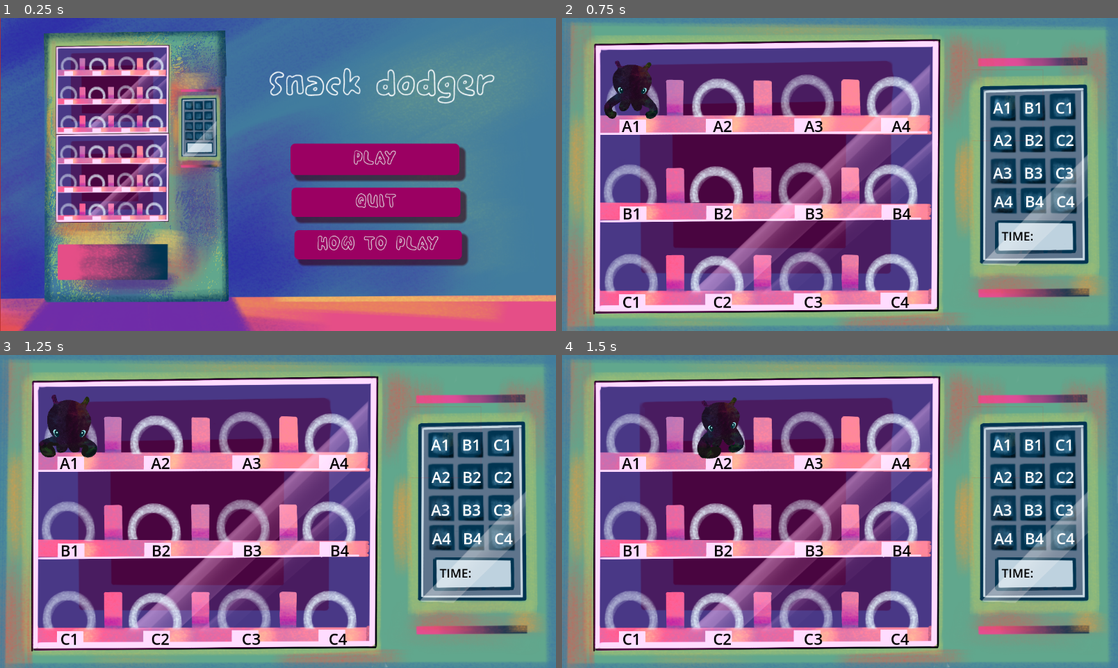
Above: before the commit, frames 1-4 (two rows, left to right).
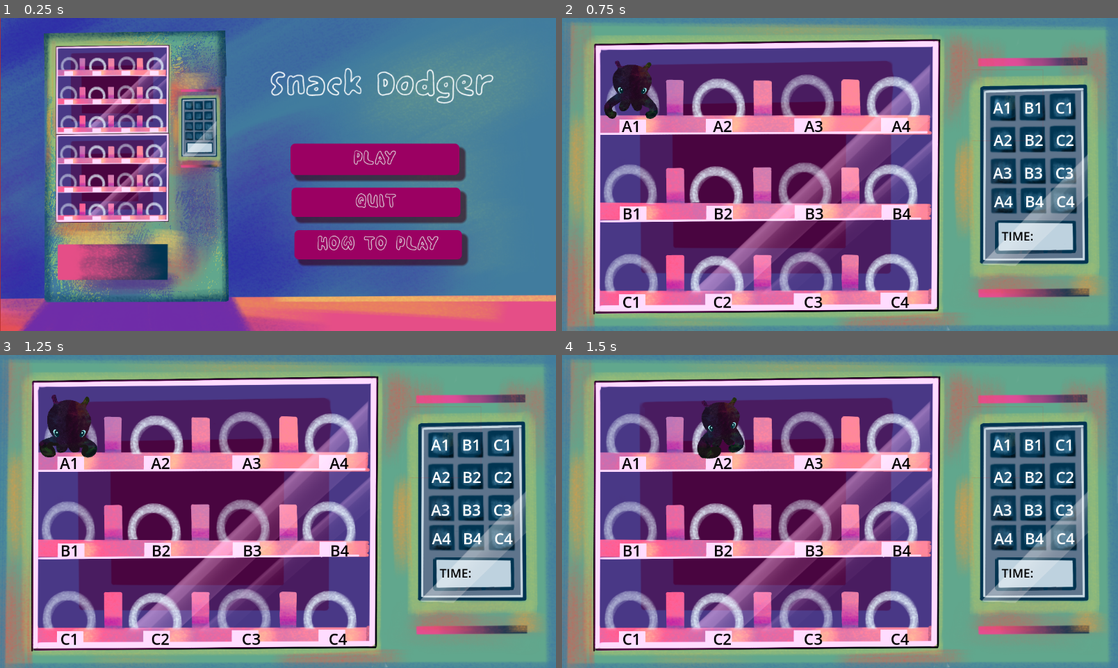
Above: after the commit, the same moments.

Repository: therealteaparty/Final-Project
Game: Godot game, scene res://UI/main.tscn
The game is run twice, just before and just after one commit, with the same random seed, the same clock (stepped at 60 frames per second) and the same inputs.
Inputs:
- Up to frame 1 (0.25 s): no input
- Up to frame 2 (0.75 s): click "PLAY" at 0.5 s
- Up to frame 3 (1.25 s): no input
- Up to frame 4 (1.5 s): hold D (right) from 1.28 s (still down)

The runs differ from the first frame. In frame 1, 1.1% of the frame differs, in the area x 48-89%, y 16-28%; in frame 2, nothing differs; in frame 3, nothing differs; in frame 4, nothing differs.

Commit message:
push

Diff:
--- a/Levels/level1.tscn
+++ b/Levels/level1.tscn
@@ -6,6 +6,8 @@
 [ext_resource type="Texture2D" uid="uid://x005f4baxuct" path="res://Assets/rings.png" id="3_kmty0"]
 [ext_resource type="PackedScene" uid="uid://bnx0getl4e8be" path="res://UI/pause.tscn" id="5_tr6vn"]
 [ext_resource type="SpriteFrames" uid="uid://c080yabot3m4s" path="res://Assets/flashing.tres" id="6_etrxy"]
+
+[sub_resource type="SpriteFrames" id="SpriteFrames_rny2x"]
 
 [node name="Level" type="Node2D"]
 script = ExtResource("1_4332q")
@@ -268,7 +270,7 @@
 [node name="SpaceA1" type="AnimatedSprite2D" parent="."]
 position = Vector2(1204, 246)
 scale = Vector2(0.3125, 0.3125)
-animation = &""
+sprite_frames = SubResource("SpriteFrames_rny2x")
 
 [node name="SpaceA2" type="AnimatedSprite2D" parent="."]
 position = Vector2(1252, 242)
--- a/UI/main.tscn
+++ b/UI/main.tscn
@@ -38,7 +38,7 @@
 scale = Vector2(1.1, 1.1)
 theme = ExtResource("3_asmo0")
 theme_override_font_sizes/font_size = 90
-text = "Snack dodger"
+text = "Snack Dodger"
 horizontal_alignment = 1
 vertical_alignment = 1
 
Not shown: 1 places in Levels/level1.tscn that only renumber resources
